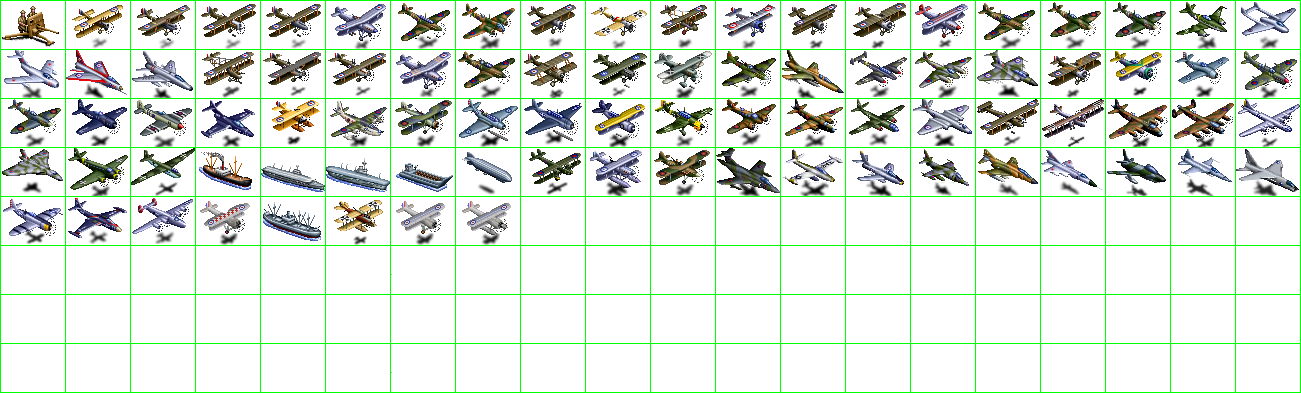
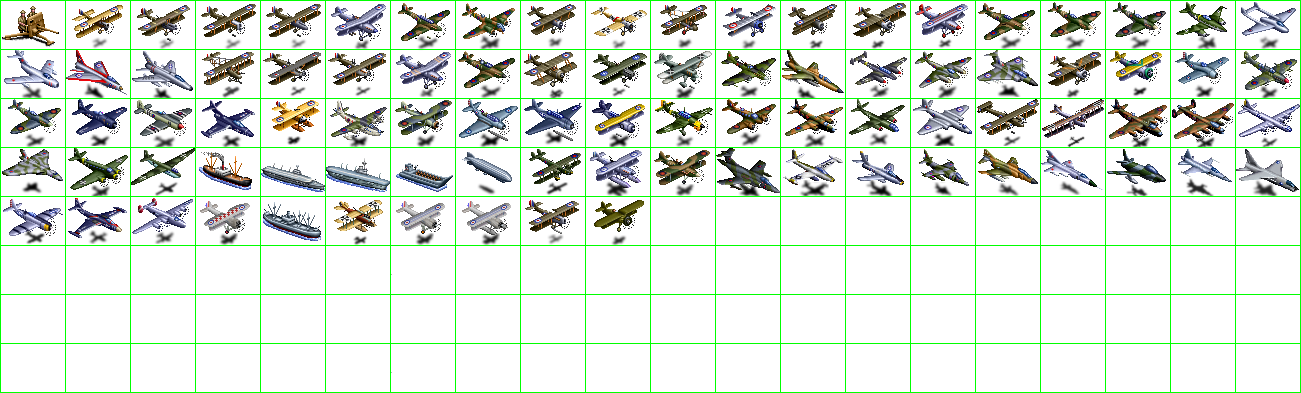
Layers edited between the first and the second 1301 x 393 image:
painted on "units" over box(525, 200, 644, 245)
